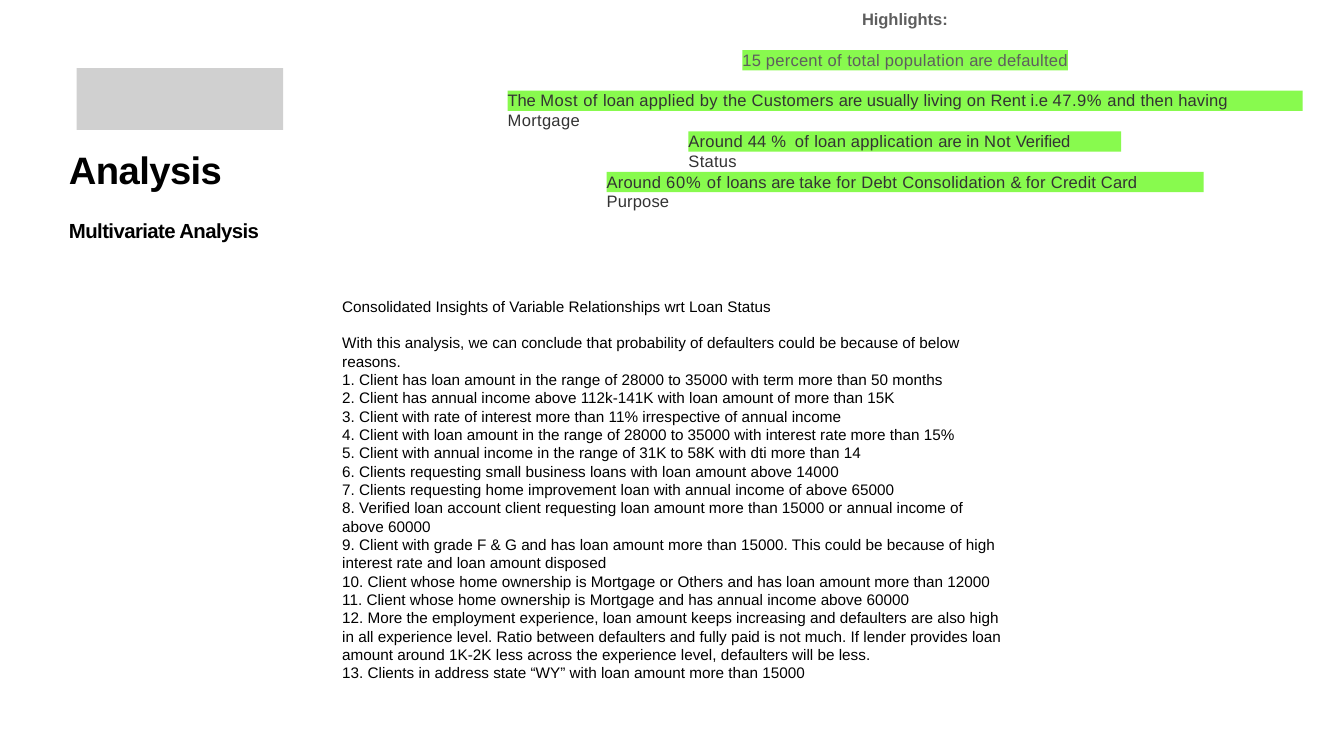
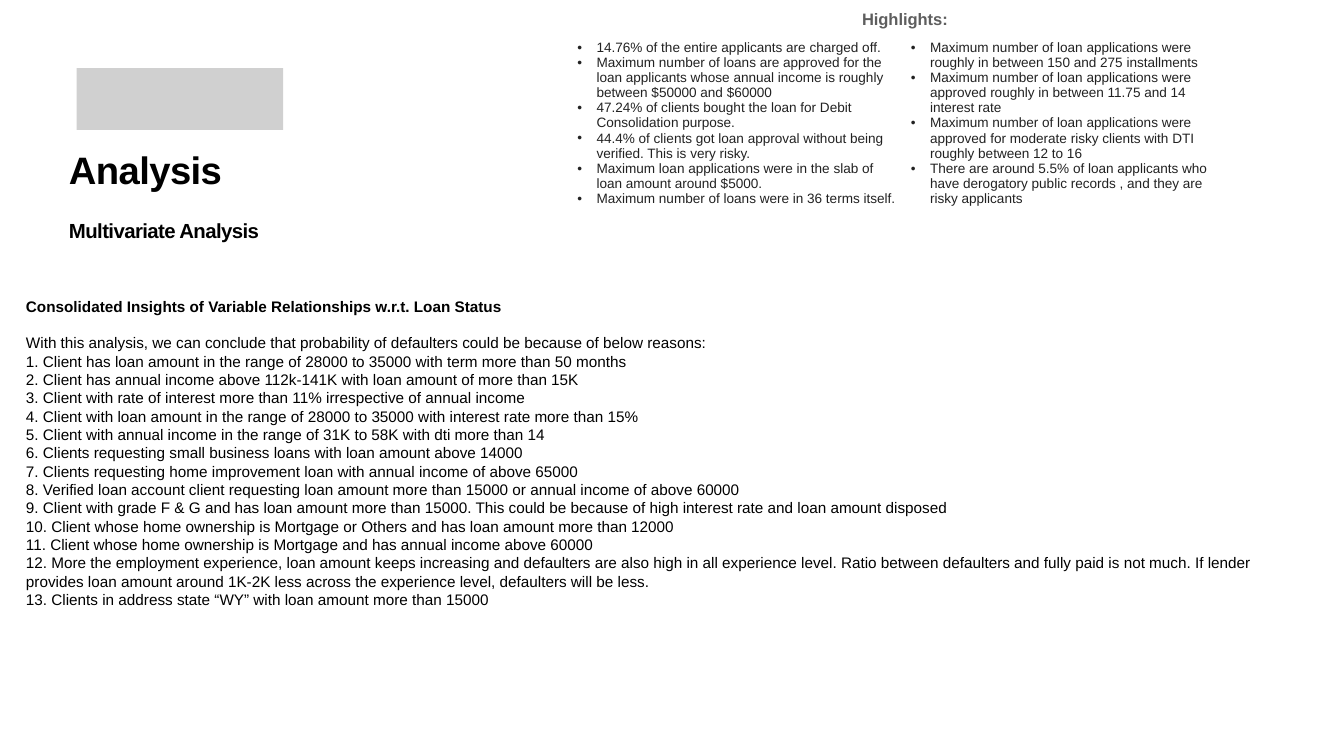
Before and after one commit to sreegithub19/upgrad, a slide deck: slide 18 of 2_Course_continuation/1_Statistics_essentials/2_Lending_club_case_study/LendingClubCaseStudy.pptx (slide 20 before the commit). Drawn at 1344x756 pixels with LibreOffice and Linux fonts; fonts in the diff are those of the drawing; grey boxes stand for pictures. Boxes give left, top, right and bottom in pixels: in the first picture for what was removed or moved away, otherwise in the second. Text is boxed around its words. In the diff, an @@ line names an element or a change of style, - is before the commit and + after.

Commit message:
Added changes

```diff
--- a/2_Course_continuation/1_Statistics_essentials/2_Lending_club_case_study/LendingClubCaseStudy.pptx
+++ b/2_Course_continuation/1_Statistics_essentials/2_Lending_club_case_study/LendingClubCaseStudy.pptx
@@ table added at (x1=571, y1=37, x2=1239, y2=222), 1 rows, 2 columns @@
+14.76% of the entire applicants are charged off. / Maximum number of loans are approved for the loan applicants whose annual income is roughly between $50000 and $60000 / 47.24% of clients bought the loan for Debit Consolidation purpose. / 44.4% of clients got loan approval without being verified. This is very risky. / Maximum loan applications were in the slab of loan amount around $5000. / Maximum number of loans were in 36 terms itself. | Maximum number of loan applications were roughly in between 150 and 275 installments / Maximum number of loan applications were approved roughly in between 11.75 and 14 interest rate / Maximum number of loan applications were approved for moderate risky clients with DTI roughly between 12 to 16 / There are around 5.5% of loan applicants who have derogatory public records , and they are risky applicants
@@ rectangle removed at (x1=743, y1=50, x2=1068, y2=70) @@
-15 percent of total population are defaulted
@@ rectangle removed at (x1=508, y1=90, x2=1303, y2=111) @@
-The Most of loan applied by the Customers are usually living on Rent i.e 47.9% and then having Mortgage
@@ rectangle removed at (x1=688, y1=131, x2=1121, y2=152) @@
-Around 44 % of loan application are in Not Verified Status
@@ rectangle removed at (x1=606, y1=172, x2=1203, y2=192) @@
-Around 60% of loans are take for Debt Consolidation & for Credit Card Purpose
@@ text at (x1=26, y1=301, x2=1250, y2=605): text changed @@
-Consolidated Insights of Variable Relationships wrt Loan Status
-With this analysis, we can conclude that probability of defaulters could be because of below reasons.
-1. Client has loan amount in the range of 28000 to 35000 with term more than 50 months
-2. Client has annual income above 112k-141K with loan amount of more than 15K
-3. Client with rate of interest more than 11% irrespective of annual income
-4. Client with loan amount in the range of 28000 to 35000 with interest rate more than 15%
-5. Client with annual income in the range of 31K to 58K with dti more than 14
-6. Clients requesting small business loans with loan amount above 14000
-7. Clients requesting home improvement loan with annual income of above 65000
-8. Verified loan account client requesting loan amount more than 15000 or annual income of above 60000
-9. Client with grade F & G and has loan amount more than 15000. This could be because of high interest rate and loan amount disposed
-10. Client whose home ownership is Mortgage or Others and has loan amount more than 12000
-11. Client whose home ownership is Mortgage and has annual income above 60000
-12. More the employment experience, loan amount keeps increasing and defaulters are also high in all experience level. Ratio between defaulters and fully paid is not much. If lender provides loan amount around 1K-2K less across the experience level, defaulters will be less.
-13. Clients in address state “WY” with loan amount more than 15000
+Consolidated Insights of Variable Relationships w.r.t. Loan Status
+With this analysis, we can conclude that probability of defaulters could be because of below reasons:
+1. Client has loan amount in the range of 28000 to 35000 with term more than 50 months
+2. Client has annual income above 112k-141K with loan amount of more than 15K
+3. Client with rate of interest more than 11% irrespective of annual income
+4. Client with loan amount in the range of 28000 to 35000 with interest rate more than 15%
+5. Client with annual income in the range of 31K to 58K with dti more than 14
+6. Clients requesting small business loans with loan amount above 14000
+7. Clients requesting home improvement loan with annual income of above 65000
+8. Verified loan account client requesting loan amount more than 15000 or annual income of above 60000
+9. Client with grade F & G and has loan amount more than 15000. This could be because of high interest rate and loan amount disposed
+10. Client whose home ownership is Mortgage or Others and has loan amount more than 12000
+11. Client whose home ownership is Mortgage and has annual income above 60000
+12. More the employment experience, loan amount keeps increasing and defaulters are also high in all experience level. Ratio between defaulters and fully paid is not much. If lender provides loan amount around 1K-2K less across the experience level, defaulters will be less.
+13. Clients in address state “WY” with loan amount more than 15000
```
Also in this commit, not shown: 11 other slides changed, 3 slides added, 5 slides removed.
